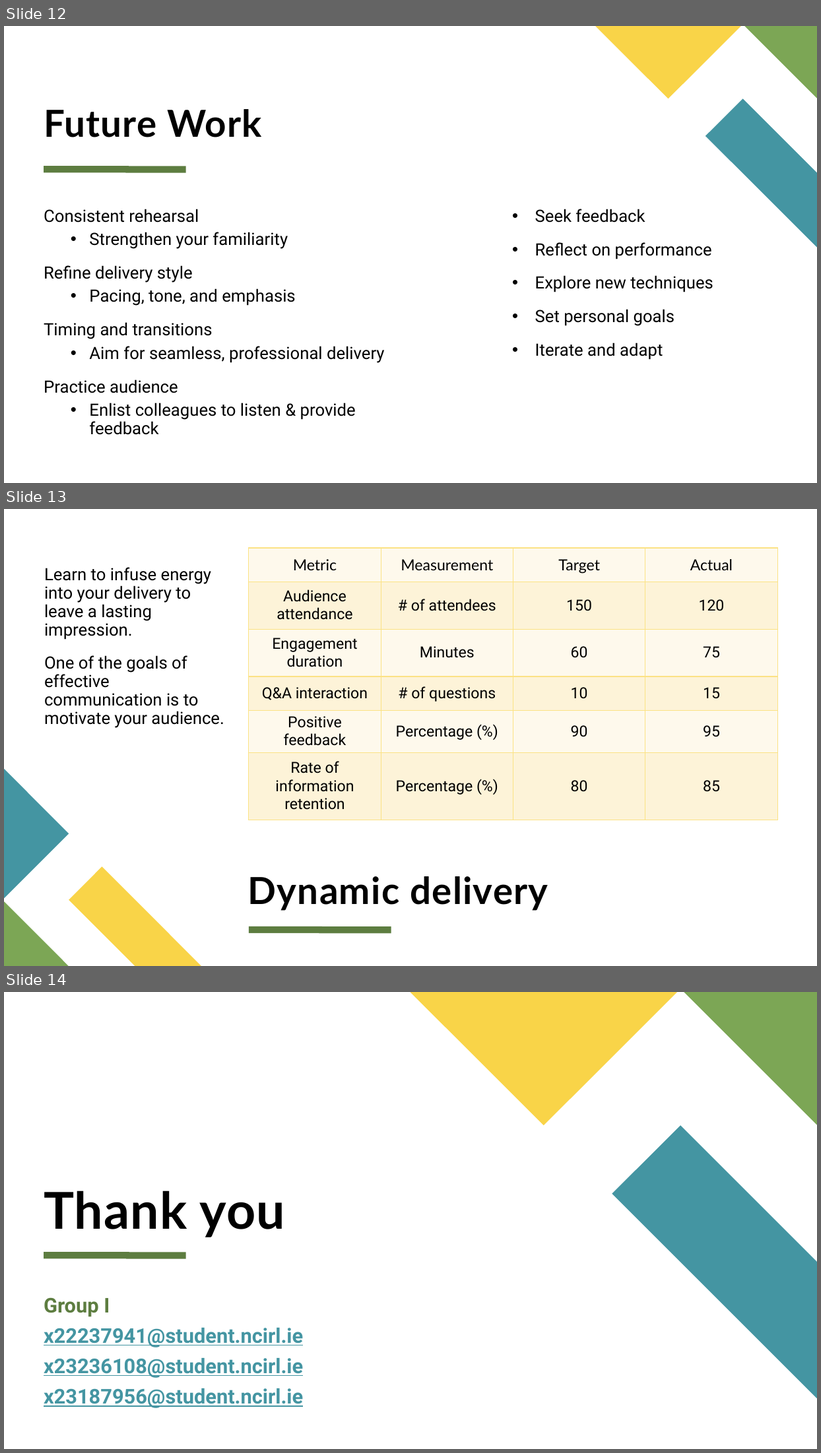
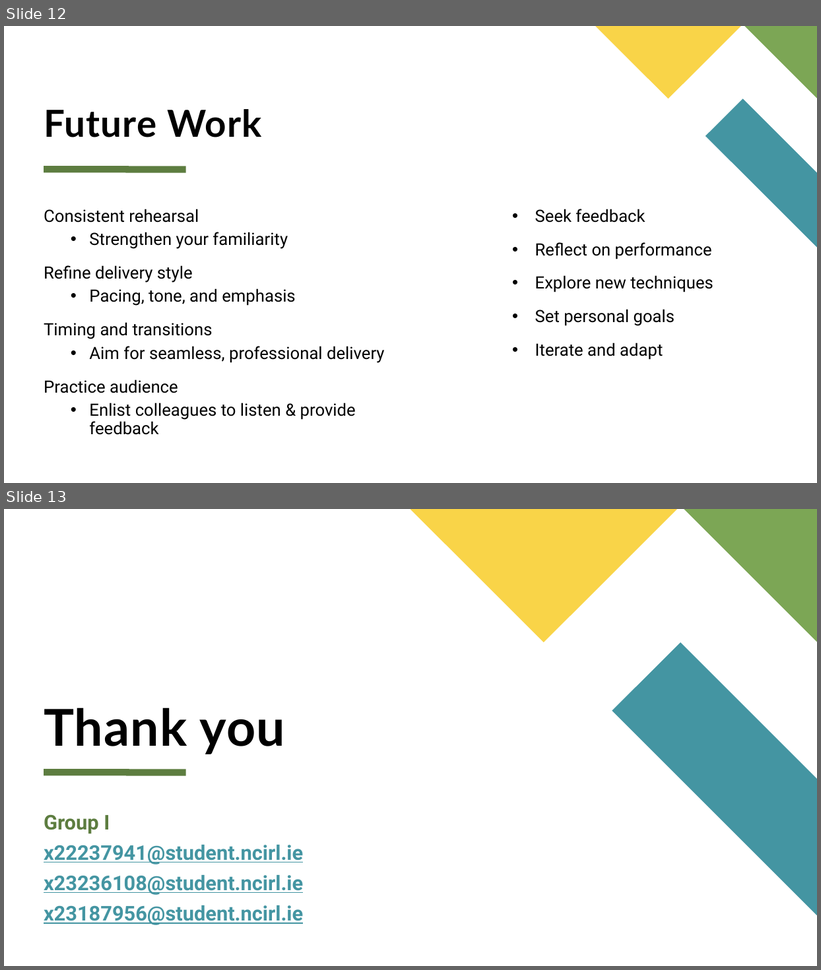
Before and after one commit to x22237941/Database-and-Analytical-Programming, a slide deck: TeamI.pptx. Shown one above the other, each under a label of ours: slides 12, 13 and 14 before the commit, slides 12 and 13 after it. The pictures are 821x1453 and 821x970 pixels, drawn with LibreOffice and Linux fonts; fonts in the diff are those of the drawing. Boxes give left, top, right and bottom in pixels: in the first picture for what was removed or moved away, otherwise in the second. Text is boxed around its words. In the diff, an @@ line names an element or a change of style, - is before the commit and + after.

```diff
--- a/TeamI.pptx
+++ b/TeamI.pptx
@@ slide 13 removed at [4,509,817,966], background #FFFFFF @@
@@ table removed at [249,548,778,813], 6 rows, 4 columns @@
-Metric | Measurement | Target | Actual
-Audience attendance | # of attendees | 150 | 120
-Engagement duration | Minutes | 60 | 75
-Q&A interaction | # of questions | 10 | 15
-Positive feedback | Percentage (%) | 90 | 95
-Rate of information retention | Percentage (%) | 80 | 85
@@ text removed at [44,567,224,728] @@
-Learn to infuse energy into your delivery to leave a lasting impression.
-One of the goals of effective communication is to motivate your audience.
@@ freeform shape removed at [4,770,69,899] @@
@@ freeform shape removed at [69,867,201,966] @@
@@ title removed at [248,877,548,911] @@
-Dynamic delivery
@@ freeform shape removed at [4,902,69,966] @@
@@ line removed from (249, 930) to (391, 931) @@
@@ what was slide 14 is now slide 13 @@
```
Also in this commit, not shown: 1 slide changed.
